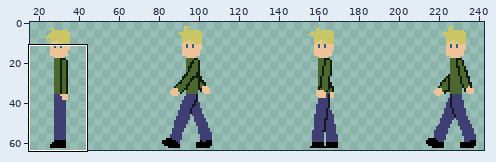
Pixel-art file -- Sprites/Grayson/maincharacterforward.aseprite. Above: a wide view before the commit, with the close-up outlined.
Close-up. Before:
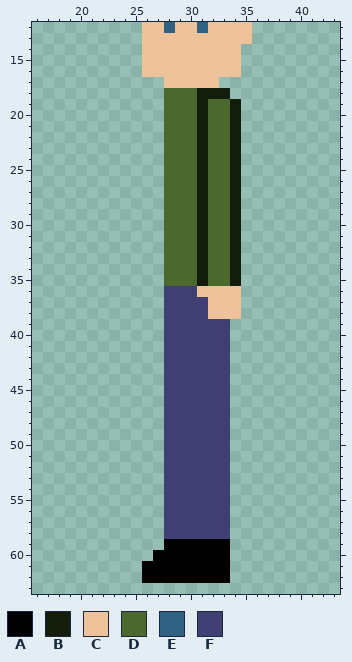
262x64 pixels, 1 frame. Shown: x 16..43, y 12..63. The wide view leaves out empty margins.
Palette (. is transparent): A #000000  B #141d0c  C #eec39a  D #4b692f  E #306082  F #3f3f74
Pixels before, first column x 26:
12 CCECCECCCC
13 CCCCCCCCCC
14 CCCCCCCCC.
15 CCCCCCCCC.
16 CCCCCCCCC.
17 ..CCCCC...
18 ..DDDBBB..
19 ..DDDBDDB.
20 ..DDDBDDB.
21 ..DDDBDDB.
22 ..DDDBDDB.
23 ..DDDBDDB.
24 ..DDDBDDB.
25 ..DDDBDDB.
26 ..DDDBDDB.
27 ..DDDBDDB.
28 ..DDDBDDB.
29 ..DDDBDDB.
30 ..DDDBDDB.
31 ..DDDBDDB.
32 ..DDDBDDB.
33 ..DDDBDDB.
34 ..DDDBDDB.
35 ..DDDBDDB.
36 ..FFFCCCC.
37 ..FFFFCCC.
38 ..FFFFCCC.
39 ..FFFFFF..
40 ..FFFFFF..
41 ..FFFFFF..
42 ..FFFFFF..
43 ..FFFFFF..
44 ..FFFFFF..
45 ..FFFFFF..
46 ..FFFFFF..
47 ..FFFFFF..
48 ..FFFFFF..
49 ..FFFFFF..
50 ..FFFFFF..
51 ..FFFFFF..
52 ..FFFFFF..
53 ..FFFFFF..
54 ..FFFFFF..
55 ..FFFFFF..
56 ..FFFFFF..
57 ..FFFFFF..
58 ..FFFFFF..
59 ..AAAAAA..
60 .AAAAAAA..
61 AAAAAAAA..
62 AAAAAAAA..
The same view after the edit:
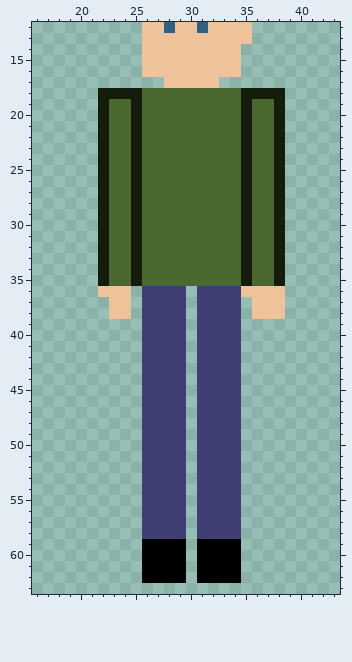
Change:
Changed rows in their new state; - is an unchanged pixel.
first column x 22:
18 BBBBDD---DDDDBBBB
19 BDDBDD---D--DBDDB
20 BDDBDD---D--DBDDB
21 BDDBDD---D--DBDDB
22 BDDBDD---D--DBDDB
23 BDDBDD---D--DBDDB
24 BDDBDD---D--DBDDB
25 BDDBDD---D--DBDDB
26 BDDBDD---D--DBDDB
27 BDDBDD---D--DBDDB
28 BDDBDD---D--DBDDB
29 BDDBDD---D--DBDDB
30 BDDBDD---D--DBDDB
31 BDDBDD---D--DBDDB
32 BDDBDD---D--DBDDB
33 BDDBDD---D--DBDDB
34 BDDBDD---D--DBDDB
35 BDDBDD---D--DBDDB
36 CCC-FF--.FFFFCCCC
37 -CC-FF--.-FFF-CCC
38 -CC-FF--.-FFF-CCC
39 ----FF--.---F----
40 ----FF--.---F----
41 ----FF--.---F----
42 ----FF--.---F----
43 ----FF--.---F----
44 ----FF--.---F----
45 ----FF--.---F----
46 ----FF--.---F----
47 ----FF--.---F----
48 ----FF--.---F----
49 ----FF--.---F----
50 ----FF--.---F----
51 ----FF--.---F----
52 ----FF--.---F----
53 ----FF--.---F----
54 ----FF--.---F----
55 ----FF--.---F----
56 ----FF--.---F----
57 ----FF--.---F----
58 ----FF--.---F----
59 ----AA--.---A----
60 ----A---.---A----
61 --------.---A----
62 --------.---A----
Where, in picture pixels (left, top, right, bottom), the same in both close-ups:
changed: (98, 88, 285, 583)
